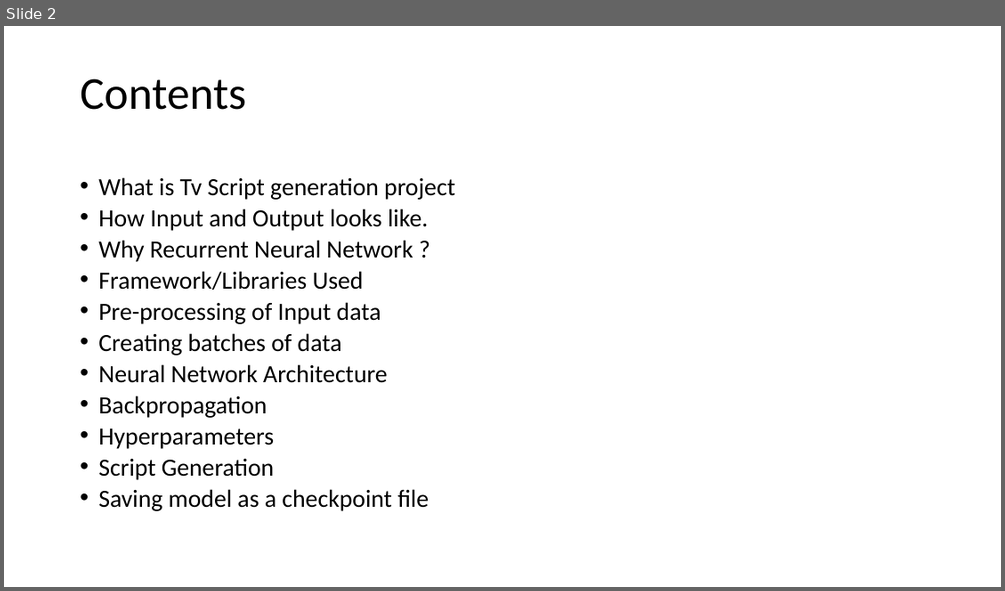
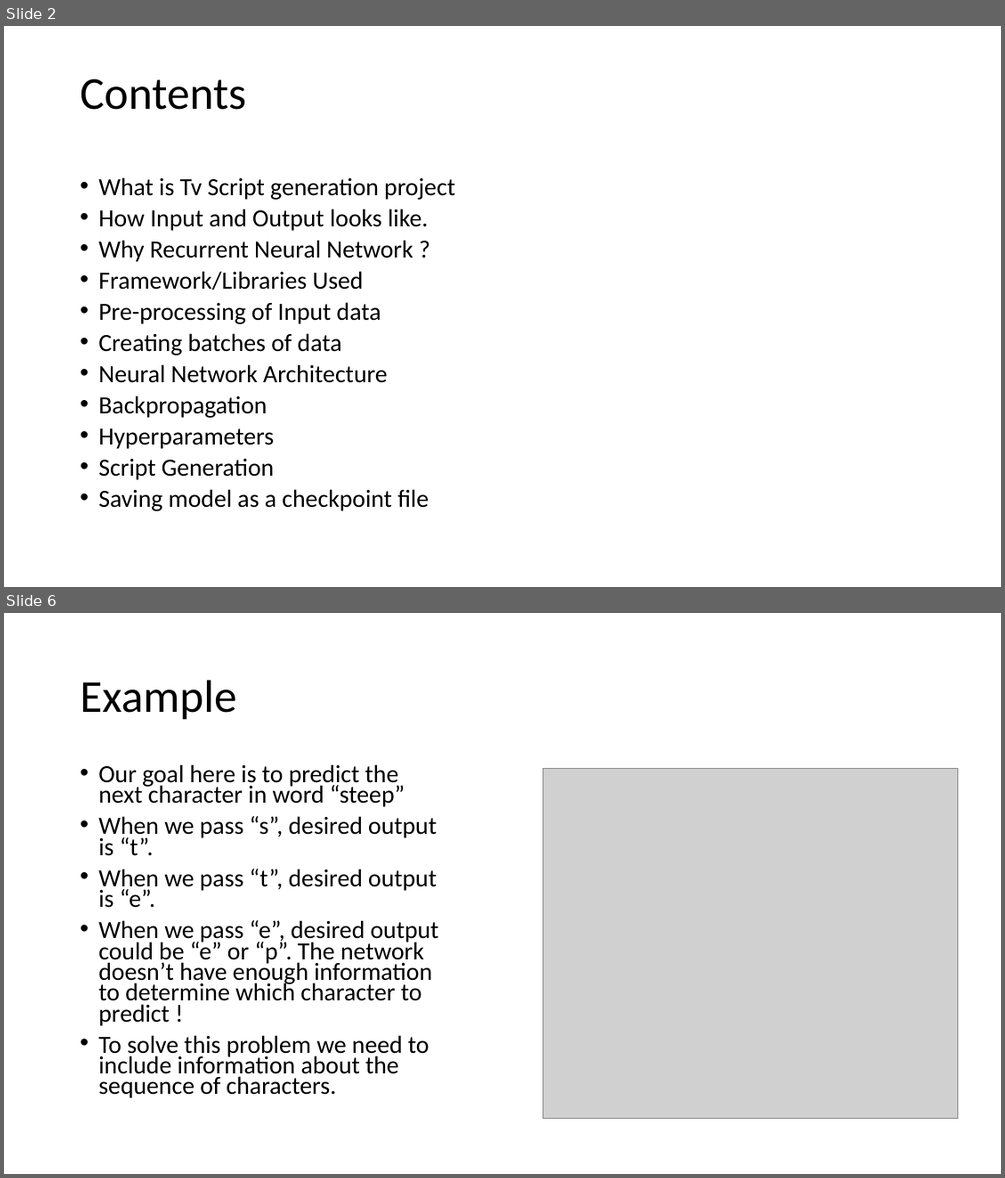
Before and after one commit to binit92/INSE-6421, a slide deck: Presentation.pptx. Shown one above the other, each under a label of ours: slide 2 before the commit, slides 2 and 6 after it; the slides between them are not shown. The pictures are 1005x591 and 1005x1178 pixels, drawn with LibreOffice and Linux fonts; fonts in the diff are those of the drawing; grey boxes stand for pictures. Boxes give left, top, right and bottom in pixels: in the first picture for what was removed or moved away, otherwise in the second. Text is boxed around its words. In the diff, an @@ line names an element or a change of style, - is before the commit and + after.

```diff
--- a/Presentation.pptx
+++ b/Presentation.pptx
@@ slide 6 added at (4,613,1001,1174), background #FFFFFF @@
@@ title added at (80,680,236,720), 44 pt, text #000000 @@
+Example
@@ text added at (98,764,439,1098), 23.8 pt, text #000000 @@
+• Our goal here is to predict the next character in word “steep”
+• When we pass “s”, desired output is “t”.
+• When we pass “t”, desired output is “e”.
+• When we pass “e”, desired output could be “e” or “p”. The network doesn’t have enough information to determine which character to predict !
+• To solve this problem we need to include information about the sequence of characters.
@@ picture added at (542,769,958,1118) @@
```
Also in this commit, not shown: 1 slide changed, 13 other slides added, 1 slide removed, 13 other files.
